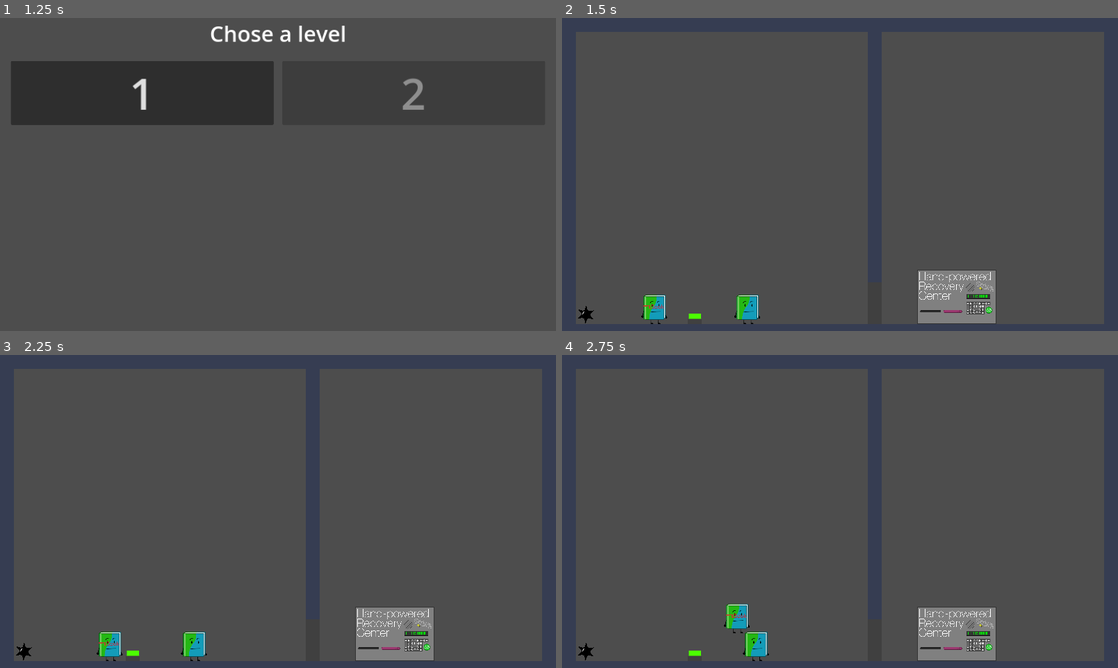
Above: before the commit, frames 1-4 (two rows, left to right).
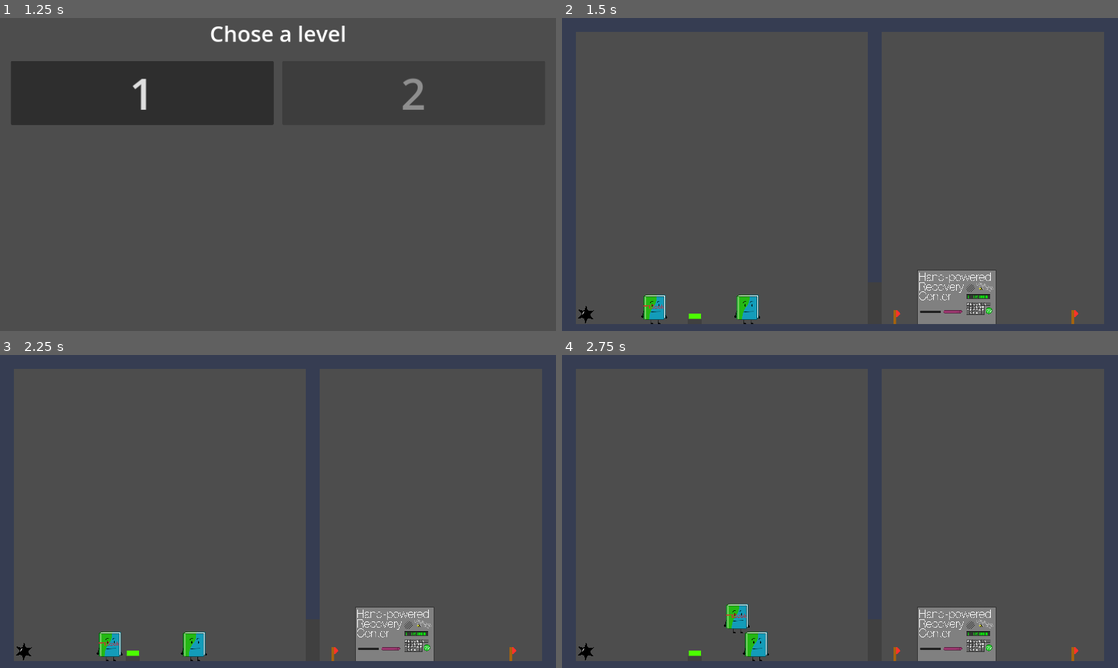
Above: after the commit, the same moments.

Repository: joaoCabralpv/die-and-recover
Game: Godot game, scene res://scenes/root_scene/root.tscn
The game is run twice, just before and just after one commit, with the same random seed, the same clock (stepped at 60 frames per second) and the same inputs.
Inputs:
- Up to frame 1 (1.25 s): click "Play Game" at 0.5 s
- Up to frame 2 (1.5 s): click "1" at 1.25 s
- Up to frame 3 (2.25 s): tap Enter (use_hprc) at 2 s; hold D (right) from 2.03 s (still down); tap H (swap) at 2.1 s
- Up to frame 4 (2.75 s): keep holding D (right); tap Space (jump) at 2.27 s

Frame 1 is identical in both runs. In frame 2, 0.4% of the frame differs, in the area x 59-93%, y 81-98%; in frame 3, 0.4%; in frame 4, 0.4%.

Commit message:
Added red flags

Diff:
--- /dev/null
+++ b/autoloads/types.gd
@@ -0,0 +1,3 @@
+extends Node
+
+enum GoalType {Green, Red}
--- a/levels/test_level.tscn
+++ b/levels/test_level.tscn
@@ -8,6 +8,7 @@
 [ext_resource type="PackedScene" uid="uid://dwshkas4lbxd5" path="res://scenes/objects/hazards/spike.tscn" id="7_ehcr1"]
 [ext_resource type="PackedScene" uid="uid://c0ykdd0ajhr5j" path="res://scenes/objects/gizmos/Door/door.tscn" id="8_52ba0"]
 [ext_resource type="PackedScene" uid="uid://kejrkyc0buo5" path="res://scenes/hprc/hprc.tscn" id="8_pd43s"]
+[ext_resource type="PackedScene" uid="uid://bbs2ird15r3ww" path="res://scenes/objects/goals/red_flag.tscn" id="9_2v4ym"]
 
 [node name="Test_level" type="Node2D"]
 script = ExtResource("1_bi6sy")
@@ -32,7 +33,13 @@
 position = Vector2(55, 682)
 
 [node name="HPRC" parent="." instance=ExtResource("8_pd43s")]
-position = Vector2(909, 641)
+position = Vector2(909, 642)
+
+[node name="Flag" parent="." instance=ExtResource("9_2v4ym")]
+position = Vector2(768, 688)
+
+[node name="Flag2" parent="." instance=ExtResource("9_2v4ym")]
+position = Vector2(1178, 688)
 
 [connection signal="presed" from="Button" to="Door" method="_on_button_presed"]
 [connection signal="released" from="Button" to="Door" method="_on_button_released"]
--- a/levels/test_level2.tscn
+++ b/levels/test_level2.tscn
@@ -7,6 +7,8 @@
 [ext_resource type="Script" path="res://nodes/limit_camera.gd" id="5_545e2"]
 [ext_resource type="PackedScene" uid="uid://qheqe3kbly0i" path="res://scenes/objects/gizmos/Button/Button.tscn" id="6_1287y"]
 [ext_resource type="PackedScene" uid="uid://c0ykdd0ajhr5j" path="res://scenes/objects/gizmos/Door/door.tscn" id="7_pfr0k"]
+[ext_resource type="PackedScene" uid="uid://u1r8ulc5y71b" path="res://scenes/objects/goals/green_flag.tscn" id="8_we6dy"]
+[ext_resource type="PackedScene" uid="uid://bbs2ird15r3ww" path="res://scenes/objects/goals/red_flag.tscn" id="9_gba1i"]
 
 [node name="Test_level" type="Node2D"]
 script = ExtResource("1_8wp5p")
@@ -45,5 +47,14 @@
 [node name="Door" parent="." instance=ExtResource("7_pfr0k")]
 position = Vector2(832, 704)
 
+[node name="Flag" parent="." instance=ExtResource("8_we6dy")]
+position = Vector2(368, 690)
+
+[node name="Flag2" parent="." instance=ExtResource("9_gba1i")]
+position = Vector2(408, 690)
+
+[node name="Flag3" parent="." instance=ExtResource("9_gba1i")]
+position = Vector2(248, 688)
+
 [connection signal="presed" from="Button" to="Door" method="_on_button_presed"]
 [connection signal="released" from="Button" to="Door" method="_on_button_released"]
--- a/nodes/goal.gd
+++ b/nodes/goal.gd
@@ -1,5 +1,7 @@
 extends Area2D
 class_name Goal
+
+@export var Type:Types.GoalType
 
 var colliding:int = 0
 
--- a/nodes/level.gd
+++ b/nodes/level.gd
@@ -7,7 +7,8 @@
 var DeadPlayerArray: Array[Character] = []
 var PlayerIndex: int = 0 # Index of selected character on PlayerArray
 
-var GoalArray: Array[Goal] = []
+var GreenFlagArray: Array[Goal] = []
+var RedFlagArray: Array[Goal] = []
 var RecoveryCenterArray: Array[Recovery] = []
 
 var camera:LimitCamera= null
@@ -43,7 +44,16 @@
 func setup_goals():
 	for child in get_children():
 		if child is Goal:
-			GoalArray.push_back(child)
+			var goal:Goal = child
+			match goal.Type:
+				Types.GoalType.Green:
+					GreenFlagArray.push_back(goal)
+				Types.GoalType.Red:
+					RedFlagArray.push_back(goal)
+				_:
+					print("unsoported goal type")
+
+
 
 func setup_camera():
 	for child in get_children():
@@ -92,11 +102,23 @@
 	print("All players are dead")
 
 func check_goals() -> bool:
-	for goal in GoalArray:
-		#print(goal)
+	return check_green_flags() and check_red_flags()
+
+func check_green_flags() -> bool:
+	if GreenFlagArray.size() <= 0:
+		return true
+	for goal in GreenFlagArray:
 		if goal.colliding > 0:
 			return true
 	return false
+
+func check_red_flags() -> bool:
+	if RedFlagArray.size() <= 0:
+		return true
+	for goal in RedFlagArray:
+		if goal.colliding <= 0:
+			return false
+	return true
 
 func update_camera():
 	camera.position = PlayerArray[PlayerIndex].position
--- a/project.godot
+++ b/project.godot
@@ -20,6 +20,7 @@
 Gravity="*res://autoloads/gravity.gd"
 Extras="*res://autoloads/extras.gd"
 UnlokedLevels="*res://autoloads/unloked_levels.gd"
+Types="*res://autoloads/types.gd"
 
 [display]
 
--- a/scenes/hprc/hprc.tscn
+++ b/scenes/hprc/hprc.tscn
@@ -2,7 +2,7 @@
 
 [ext_resource type="Script" path="res://scenes/hprc/hprc.gd" id="1_ofuc5"]
 [ext_resource type="Texture2D" uid="uid://c73qvmg50ri7i" path="res://assets/sprites/assembled images/HPRC.png" id="1_rqqn5"]
-[ext_resource type="PackedScene" uid="uid://bx71haoa5dk20" path="res://nodes/hprc_keyboard.tscn" id="3_sx7im"]
+[ext_resource type="PackedScene" uid="uid://bx71haoa5dk20" path="res://scenes/hprc_keyboard.tscn" id="3_sx7im"]
 
 [sub_resource type="RectangleShape2D" id="RectangleShape2D_oufqk"]
 size = Vector2(360, 246)
--- a/scenes/hprc/hprckeyboard/label_2.gd
+++ /dev/null
@@ -1,5 +0,0 @@
-extends Label
-
-func _process(_delta):
-	pass
-	#_input()
--- /dev/null
+++ b/scenes/objects/goals/green_flag.tscn
@@ -0,0 +1,23 @@
+[gd_scene load_steps=4 format=3 uid="uid://u1r8ulc5y71b"]
+
+[ext_resource type="Script" path="res://nodes/goal.gd" id="1_eirgf"]
+[ext_resource type="Texture2D" uid="uid://hy545q7kk1pn" path="res://assets/objects/Flag.png" id="2_ca8qr"]
+
+[sub_resource type="RectangleShape2D" id="RectangleShape2D_npfio"]
+size = Vector2(16, 32)
+
+[node name="Flag" type="Area2D"]
+collision_layer = 4
+collision_mask = 3
+script = ExtResource("1_eirgf")
+Type = null
+
+[node name="CollisionShape2D" type="CollisionShape2D" parent="."]
+position = Vector2(3, 0)
+shape = SubResource("RectangleShape2D_npfio")
+
+[node name="Sprite2D" type="Sprite2D" parent="."]
+texture = ExtResource("2_ca8qr")
+
+[connection signal="body_entered" from="." to="." method="_on_body_entered"]
+[connection signal="body_exited" from="." to="." method="_on_body_exited"]
--- a/scenes/objects/goals/flag/flag.tscn
+++ b/scenes/objects/goals/red_flag.tscn
@@ -1,7 +1,7 @@
-[gd_scene load_steps=4 format=3 uid="uid://u1r8ulc5y71b"]
+[gd_scene load_steps=4 format=3 uid="uid://bbs2ird15r3ww"]
 
-[ext_resource type="Script" path="res://nodes/goal.gd" id="1_eirgf"]
-[ext_resource type="Texture2D" uid="uid://hy545q7kk1pn" path="res://assets/objects/Flag.png" id="2_ca8qr"]
+[ext_resource type="Script" path="res://nodes/goal.gd" id="1_cn48u"]
+[ext_resource type="Texture2D" uid="uid://hj5bnlktmsox" path="res://assets/objects/RedFlag.png" id="2_mlu1u"]
 
 [sub_resource type="RectangleShape2D" id="RectangleShape2D_npfio"]
 size = Vector2(16, 32)
@@ -9,14 +9,15 @@
 [node name="Flag" type="Area2D"]
 collision_layer = 4
 collision_mask = 3
-script = ExtResource("1_eirgf")
+script = ExtResource("1_cn48u")
+Type = 1
 
 [node name="CollisionShape2D" type="CollisionShape2D" parent="."]
 position = Vector2(3, 0)
 shape = SubResource("RectangleShape2D_npfio")
 
 [node name="Sprite2D" type="Sprite2D" parent="."]
-texture = ExtResource("2_ca8qr")
+texture = ExtResource("2_mlu1u")
 
 [connection signal="body_entered" from="." to="." method="_on_body_entered"]
 [connection signal="body_exited" from="." to="." method="_on_body_exited"]
Not shown: 1 places in levels/test_level.tscn that only renumber resources
Not shown: 1 places in levels/test_level2.tscn that only renumber resources
Renamed: nodes/hprc_keyboard.tscn -> scenes/hprc_keyboard.tscn
